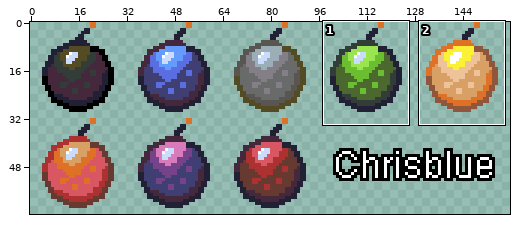
A sprite sheet gets an edit: icon/CC0/explosive/explosive-Chrisblue.png. Above: a wide view before the commit, with the close-up outlined.
Close-up. The starting point:
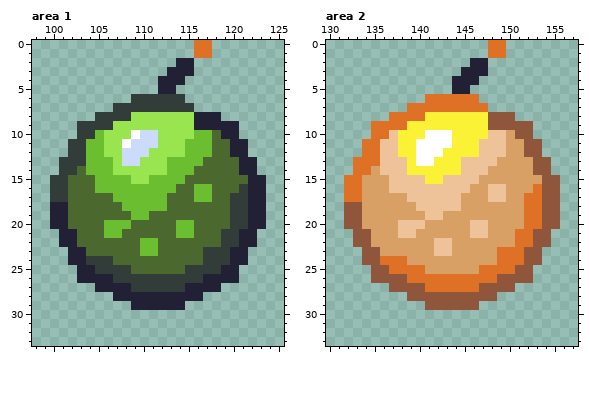
The file is 160x64 pixels. Shown: area 1: x 98..125, y 0..33; area 2: x 130..157, y 0..33. The commit also changed other parts of the picture, which this record leaves out.
And afterwards:
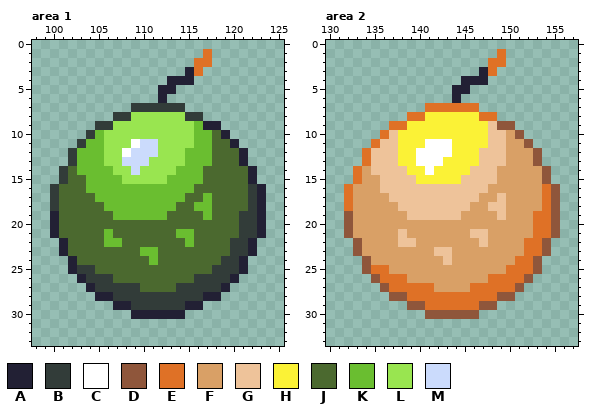
Palette (. is transparent): A #222034  B #323c39  C #ffffff  D #8f563b  E #df7126  F #d9a066  G #eec39a  H #fbf236  J #4b692f  K #6abe30  L #99e550  M #cbdbfc
Difference:
--- area 1
@@ x 98..125 @@
- 0 ..................EE........
- 1 ..................EE........
- 2 ................AA..........
- 3 ...............AAA..........
- 4 ..............AAA...........
+ 0 ............................
+ 1 ...................E........
+ 2 ..................EE........
+ 3 .................AE.........
+ 4 ...............AAA..........
  5 ..............AA............
- 6 ...........BBBBBB...........
- 7 .........BBBBBBBBB..........
- 8 .......BBBBLLLLLLLAAA.......
- 9 .....BBBBLLLLLLLLLAAAAA.....
-10 .....BBKLLLCMMLLLLKKJAA.....
-11 ....BBKKLLCMMMLLLKKKJJAA....
-12 ....BBKKLLMMMLLLLKKKJJAA....
-13 ...BBBKKKLMMLLLKKKKJJJJAA...
-14 ...BBJKKKLLLLLLKKKJJJJJAA...
-15 ..BBJJJKKKKLLKKKKJJJJJJJAA..
-16 ..BBJJJKKKKKKKKKJJKKJJJBAA..
-17 ..BBJJJJJKKKKKKJJJKKJJBBAA..
-18 ..AAJJJJJJKKKKKJJJJJJJBBAA..
-19 ..AAJJJJJJJKKJJJJJJJJJBBAA..
-20 ..AAJJJJKKKJJJJJKKJJJJBBAA..
-21 ...AAJJJKKJJJJJJKKJJJBBAA...
-22 ...AAJJJJJJJKKJJJJJJJBBAA...
-23 ....AAJJJJJJKKJJJJJBBBAA....
-24 ....AABBBJJJJJJJJJJBBBAA....
-25 .....AABBBBJJJJJJBBBBAA.....
-26 .....AAAABBBBBBBBBBAAAA.....
-27 .......AAAABBBBBBAAAA.......
-28 .........AAAAAAAAAA.........
-29 ...........AAAAAA...........
-30 ............................
+ 6 ..............A.............
+ 7 ...........BBBBBB...........
+ 8 .........BBLLLLLLBB.........
+ 9 .......BBLLLLLLLLLKAA.......
+10 ......BKLLLLLLLLLLKKJA......
+11 .....BKKLLLCMMLLLLKKJJA.....
+12 ....BKKKLLCMMMLLLKKKJJJA....
+13 ....BKKKLLMMMLLLLKKKJJJA....
+14 ...BJKKKKLLMLLLLKKKJJJJJA...
+15 ...BJJKKKKLLLLLKKKKJJJJJA...
+16 ..BJJJKKKKKKKKKKKKJJJJJJBA..
+17 ..BJJJJKKKKKKKKKKJJKJJJJBA..
+18 ..BJJJJJKKKKKKKKJJKKJJJJBA..
+19 ..AJJJJJJKKKKKKJJJJKJJJBBA..
+20 ..AJJJJJJJJJJJJJJJJJJJJBBA..
+21 ..AJJJJJKJJJJJJJKKJJJJJBBA..
+22 ...AJJJJKKJJJJJJJKJJJJBBA...
+23 ...AJJJJJJJJKKJJJJJJJJBBA...
+24 ....AJJJJJJJJKJJJJJJJBBA....
+25 ....ABBJJJJJJJJJJJJJBBBA....
+26 .....ABBBJJJJJJJJJBBBBA.....
+27 ......ABBBBBJJJJBBBBBA......
+28 .......AABBBBBBBBBBAA.......
+29 .........AABBBBBBAA.........
+30 ...........AAAAAA...........
 31 ............................
--- area 2
@@ x 130..157 @@
- 0 ..................EE........
- 1 ..................EE........
- 2 ................AA..........
- 3 ...............AAA..........
- 4 ..............AAA...........
+ 0 ............................
+ 1 ...................E........
+ 2 ..................EE........
+ 3 .................AE.........
+ 4 ...............AAA..........
  5 ..............AA............
- 6 ...........EEEEEE...........
- 7 .........EEEEEEEEE..........
- 8 .......EEEEHHHHHHHDDD.......
- 9 .....EEEEHHHHHHHHHDDDDD.....
-10 .....EEGHHHCCCHHHHGGFDD.....
-11 ....EEGGHHCCCCHHHGGGFFDD....
-12 ....EEGGHHCCCHHHHGGGFFDD....
-13 ...EEEGGGHCCHHHGGGGFFFFDD...
-14 ...EEFGGGHHHHHHGGGFFFFFDD...
-15 ..EEFFFGGGGHHGGGGFFFFFFFDD..
-16 ..EEFFFGGGGGGGGGFFGGFFFEDD..
-17 ..EEFFFFFGGGGGGFFFGGFFEEDD..
-18 ..DDFFFFFFGGGGGFFFFFFFEEDD..
-19 ..DDFFFFFFFGGFFFFFFFFFEEDD..
-20 ..DDFFFFGGGFFFFFGGFFFFEEDD..
-21 ...DDFFFGGFFFFFFGGFFFEEDD...
-22 ...DDFFFFFFFGGFFFFFFFEEDD...
-23 ....DDFFFFFFGGFFFFFEEEDD....
-24 ....DDEEEFFFFFFFFFFEEEDD....
-25 .....DDEEEEFFFFFFEEEEDD.....
-26 .....DDDDEEEEEEEEEEDDDD.....
-27 .......DDDDEEEEEEDDDD.......
-28 .........DDDDDDDDDD.........
-29 ...........DDDDDD...........
-30 ............................
+ 6 ..............A.............
+ 7 ...........EEEEEE...........
+ 8 .........EEHHHHHHEE.........
+ 9 .......EEHHHHHHHHHGDD.......
+10 ......EGHHHHHHHHHHGGFD......
+11 .....EGGHHHCCCHHHHGGFFD.....
+12 ....EGGGHHCCCCHHHGGGFFFD....
+13 ....EGGGHHCCCHHHHGGGFFFD....
+14 ...EFGGGGHHCHHHHGGGFFFFFD...
+15 ...EFFGGGGHHHHHGGGGFFFFFD...
+16 ..EFFFGGGGGGGGGGGGFFFFFFED..
+17 ..EFFFFGGGGGGGGGGFFGFFFFED..
+18 ..EFFFFFGGGGGGGGFFGGFFFFED..
+19 ..DFFFFFFGGGGGGFFFFGFFFEED..
+20 ..DFFFFFFFFFFFFFFFFFFFFEED..
+21 ..DFFFFFGFFFFFFFGGFFFFFEED..
+22 ...DFFFFGGFFFFFFFGFFFFEED...
+23 ...DFFFFFFFFGGFFFFFFFFEED...
+24 ....DFFFFFFFFGFFFFFFFEED....
+25 ....DEEFFFFFFFFFFFFFEEED....
+26 .....DEEEFFFFFFFFFEEEED.....
+27 ......DEEEEEFFFFEEEEED......
+28 .......DDEEEEEEEEEEDD.......
+29 .........DDEEEEEEDD.........
+30 ...........DDDDDD...........
 31 ............................
